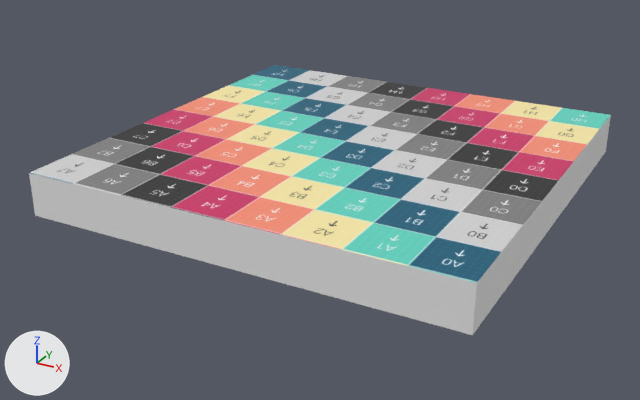
Two versions of the FBX model Asset/map.fbx, one commit apart.
Camera for both pictures: a 50 mm camera at (8.91, -17.42, 7.57) aimed at (-0.34, -0.6, -0.83). Lighting does not change. The marker at lower left points along +X, +Y and +Z. The first picture is the older version.
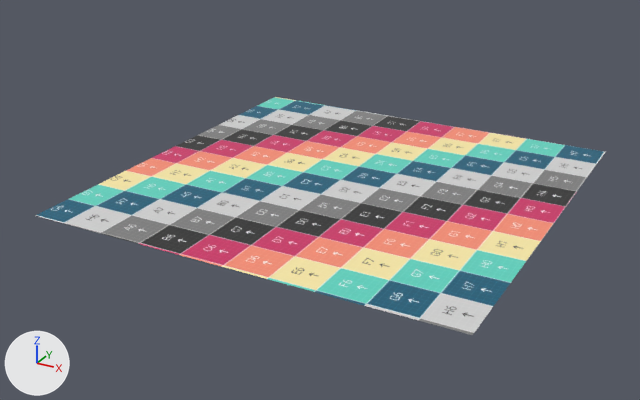
The newer file is also turned or shifted as a whole; pictures and numbers use the older file's frame.

Location of each change, [x1, y1, x2, y2] in pixels of the pictures (640 x 400 px):
'Cube', reshaped (12% shorter): before [29, 65, 611, 335]; after [35, 97, 605, 335]
part 1 of me_cube, cut back: before [29, 65, 611, 335]
part 2 of me_cube, surface changed: after [35, 97, 605, 335]

Edits to the bpy script that builds the scene:
```text
Change me_cube:
    used by ob_cube; location = (0.0, 0.0, 0.0)
    verts and faces of me_cube; kept vertices keep their numbers, new ones are numbered from 8
    before: 0 (5.0, 5.0, 0.5) at pixel (610, 114), 1 (5.0, 5.0, -0.5) at pixel (605, 151), 2 (5.0, -5.0, 0.5) at pixel (476, 282), 3 (5.0, -5.0, -0.5) at pixel (472, 335), 4 (-5.0, 5.0, 0.5) at pixel (274, 65)
    before: 5 (-5.0, 5.0, -0.5), 6 (-5.0, -5.0, 0.5) at pixel (28, 172), 7 (-5.0, -5.0, -0.5) at pixel (35, 215)
    remove me_cube.from_pydata(...)  # 8 vertices, 6 faces; spans x -5.0..5.0, y -5.0..5.0, z -0.5..0.5
    add me_cube.from_pydata(...)  # 4 vertices, 1 face; spans x -5.0..5.0, y -5.0..5.0, z -0.5
    me_cube part 1
    add delete_vertices([0, 2, 4, 6])  # with the faces that use them
    add delete_faces([(1, 3, 7, 5)])
    add faces += [(1, 5, 7, 3)]
    me_cube part 2: 1 kept faces spanning x -5.0..5.0, y -5.0..5.0, z -0.5 get new texture (UV) coordinates
    remove me_cube.materials.append(mat_マテリアル)  # white #e7e7e7
```
